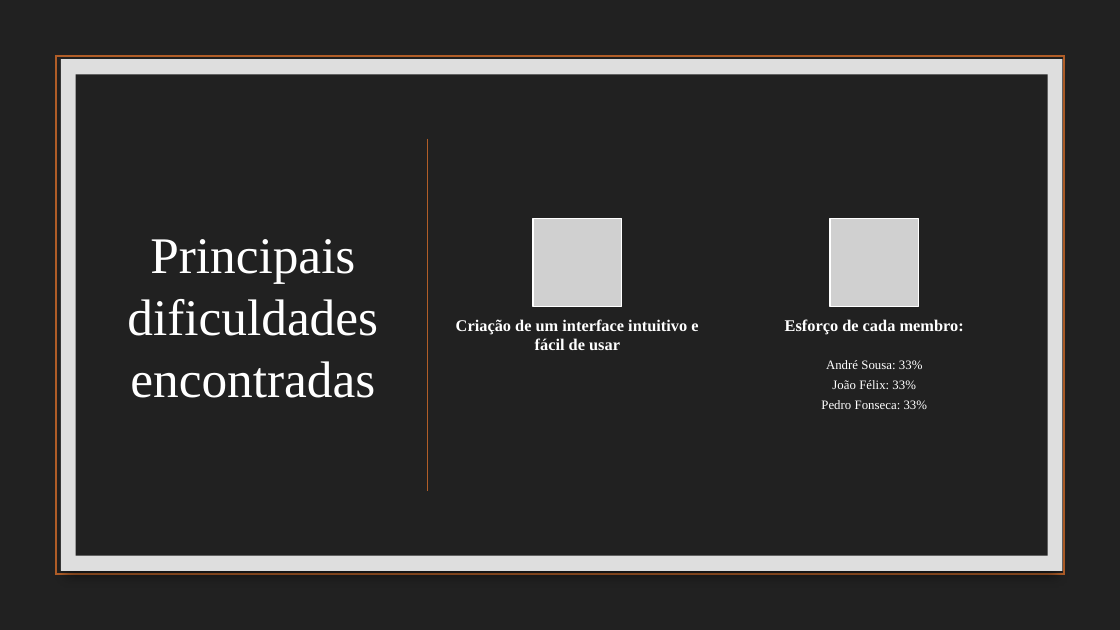
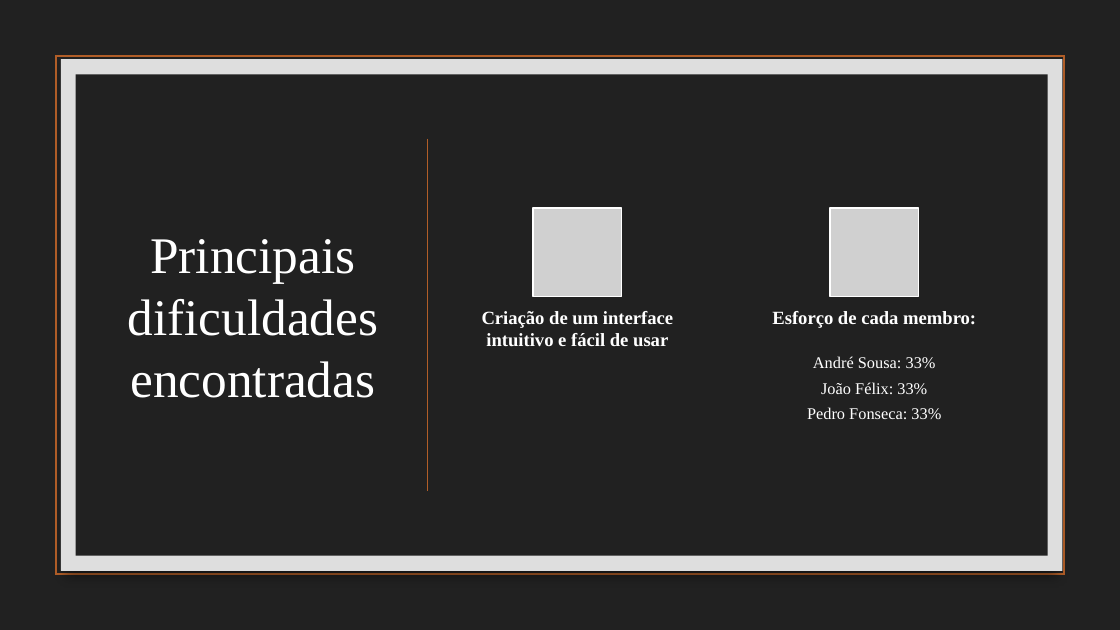
Before and after one commit to afs202005277/STCP-Pathfinder, a slide deck: slide 10 of Projeto2AED.pptx. Drawn at 1120x630 pixels with LibreOffice and Linux fonts; fonts in the diff are those of the drawing; grey boxes stand for pictures; background and template pictures are left out. Boxes give left, top, right and bottom in pixels: in the first picture for what was removed or moved away, otherwise in the second. Text is boxed around its words. In the diff, an @@ line names an element or a change of style, - is before the commit and + after.

```diff
--- a/Projeto2AED.pptx
+++ b/Projeto2AED.pptx
@@ picture moved from (x1=534, y1=218, x2=622, y2=307) to (x1=534, y1=208, x2=622, y2=297) @@
@@ picture moved from (x1=830, y1=218, x2=918, y2=307) to (x1=830, y1=208, x2=918, y2=297) @@
@@ text "Criação de um interface intuitivo ..." moved from (x1=456, y1=319, x2=698, y2=350) to (x1=482, y1=311, x2=673, y2=347) @@
@@ text "Criação de um interface intuitivo ..." at (x1=482, y1=311, x2=673, y2=347): size 14 to 16 pt @@
@@ text "Esforço de cada membro:" at (x1=772, y1=311, x2=976, y2=328): size 14 to 16 pt @@
@@ text "Esforço de cada membro:" moved from (x1=785, y1=319, x2=964, y2=335) to (x1=772, y1=311, x2=976, y2=328) @@
@@ text "André Sousa: 33%" at (x1=807, y1=356, x2=941, y2=419): size 11 to 14 pt; more space between paragraphs @@
```
Also in this commit, not shown: 2 other slides changed, 5 other files.
